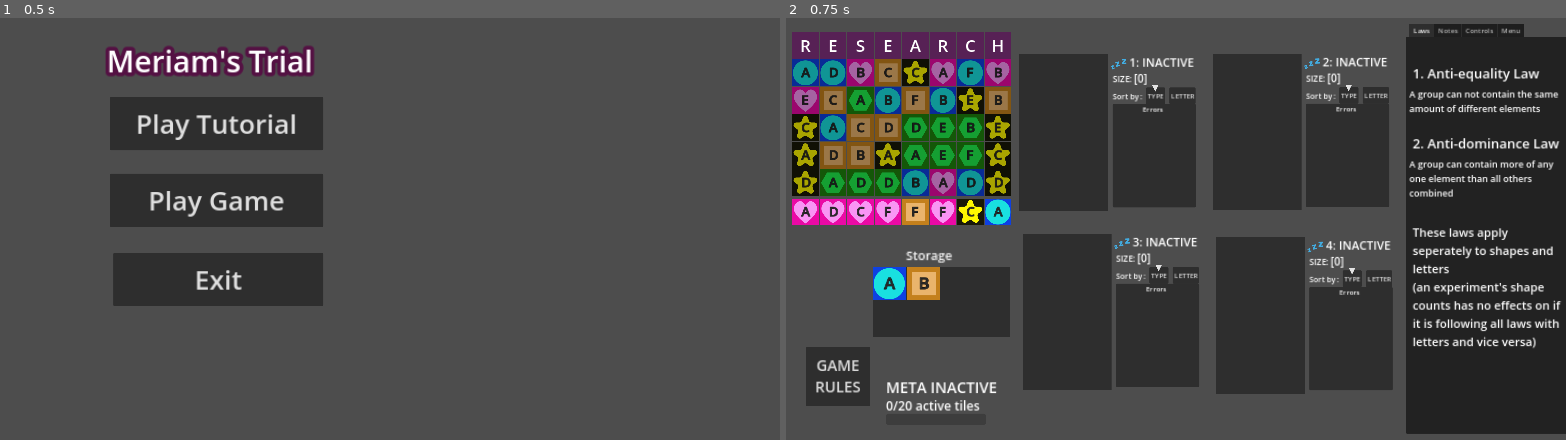
Above: before the commit, frames 1-2 (left to right).
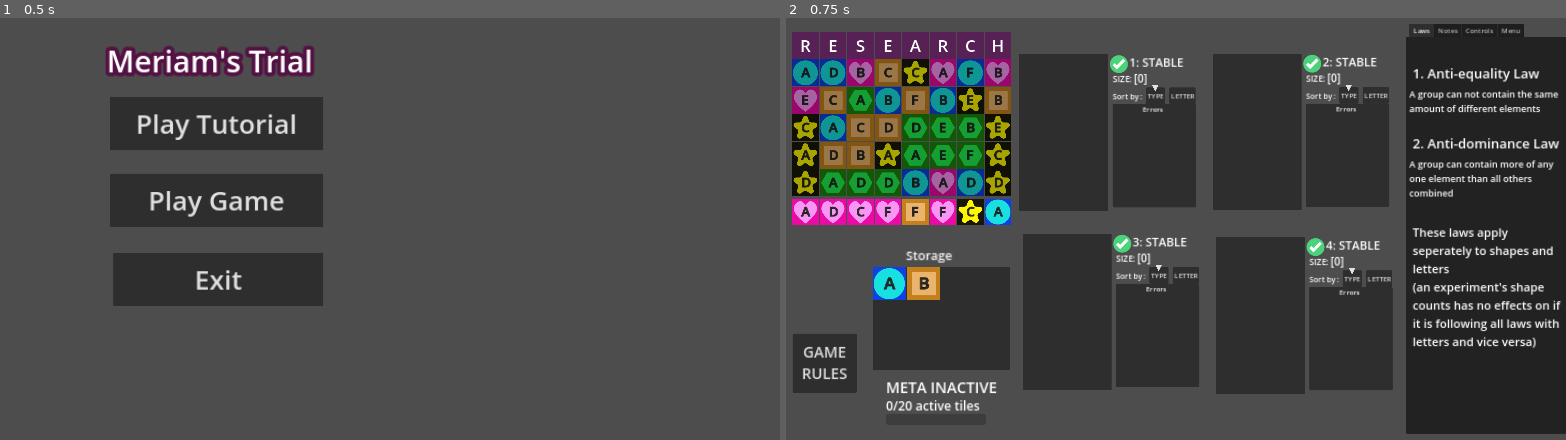
Above: after the commit, the same moments.

Repository: ninjacreeper47/Meriam-s-Trial
Game: Godot game, scene res://Levels/MainMenu.tscn
Same seed, same stepped clock (60 frames per second), same inputs: the game is played once before the commit and once after it.
Inputs:
- Up to frame 1 (0.5 s): no input
- Up to frame 2 (0.75 s): click "Play Game" at 0.5 s

Frame 1 is identical in both runs. In frame 2, 3.2% of the frame differs, in the area x 0-78%, y 8-92%.

Commit message:
Removed inactive/active states

Diff:
--- a/Levels/main.tscn
+++ b/Levels/main.tscn
@@ -115,6 +115,7 @@
 autowrap_mode = 2
 
 [node name="Kudu" type="Label" parent="Game Screen/HelpContainer/Laws"]
+layout_mode = 0
 offset_left = 16.0
 offset_top = 233.0
 offset_right = 367.0
@@ -133,6 +134,7 @@
 autowrap_mode = 2
 
 [node name="DistinctSets" type="Label" parent="Game Screen/HelpContainer/Laws"]
+layout_mode = 0
 offset_left = 16.0
 offset_top = 449.0
 offset_right = 379.0
@@ -182,10 +184,10 @@
 
 [node name="TutorialButton" type="Button" parent="Game Screen" node_paths=PackedStringArray("instructions")]
 layout_mode = 0
-offset_left = -784.0
-offset_top = 342.0
-offset_right = -630.0
-offset_bottom = 484.0
+offset_left = -816.0
+offset_top = 310.0
+offset_right = -662.0
+offset_bottom = 452.0
 theme_override_font_sizes/font_size = 36
 text = "GAME
 RULES"
--- a/alchemy.gd
+++ b/alchemy.gd
@@ -81,7 +81,7 @@
 		if experiment_nodes[i].practice_experiment == true:
 			practice_environment = true
 		experiment_nodes[i]._check_laws()
-		if(experiment_nodes[i].stable == false && experiment_nodes[i].active == true):
+		if(experiment_nodes[i].stable == false):
 			stability = false
 	return stability
 func _update_alchemic_state():
--- a/ex_status.gd
+++ b/ex_status.gd
@@ -10,7 +10,7 @@
 @export var ZZZ_icon:Texture2D
 @export var checkmark_icon:Texture2D
 @export var warning_icon:Texture2D
-var associated_experiment_active = false
+
 # Called when the node enters the scene tree for the first time.
 func _ready():
 	pass
@@ -18,12 +18,6 @@
 func _process(delta):
 	pass
 
-func _on_inactive():
-	associated_experiment_active = false
-	self.text = status_num+ ": " +"Inactive"
-	status_icon.texture = ZZZ_icon
-func _on_activated():
-	associated_experiment_active = true
 
 func _on_broken():
 	self.text = status_num+": " + "Unstable"
--- a/experiment.gd
+++ b/experiment.gd
@@ -11,7 +11,6 @@
 
 var unsorted_index = 0
 
-var active = false
 var stable = true
 
 
@@ -38,8 +37,7 @@
 #signals
 signal broken
 signal stabilized
-signal inactive
-signal activated
+
 
 @export var ex_num = 0
 
@@ -65,40 +63,30 @@
 	type_counts[type] += 1
 	value_counts[val] += 1
 	num_essences+= 1
+	if num_essences >= 1:
+		alchemy.active_experiments += 1
 	essence_count_label.text = "[" + str(num_essences) +"]"
 	alchemy.essence_counts[ex_num] = num_essences
-	if active:
-		alchemy.active_essence_count += 1
-	if (active == false && num_essences >= 3):
-		activated.emit()
-		active = true
-		alchemy.active_experiments += 1
-		alchemy.active_essence_count += num_essences
+	alchemy.active_essence_count += 1
+
 	_check_laws()
 
 func _remove_essence(val, type):
 	type_counts[type] -= 1
 	value_counts[val] -= 1
 	num_essences-= 1
+	if num_essences < 1:
+		alchemy.active_experiments -= 1
 	essence_count_label.text = "[" + str(num_essences) +"]"
 	alchemy.essence_counts[ex_num] = num_essences
-	if active:
-		alchemy.active_essence_count -= 1
-	if (active == true && num_essences < 3):
-		active = false
-		inactive.emit()
-		alchemy.active_experiments -= 1
-		alchemy.active_essence_count -= num_essences
+	alchemy.active_essence_count -= 1
+
 	_check_laws()
 
 
 #This should be called whenever the essences in an experiment are changed
 func _check_laws():
 	_calculate_lowest_and_greatest()
-	if !active:
-		stable = true
-		_clear_error_list()
-		return
 	if practice_experiment:
 		var kudu = _check_kudu()
 		var qluix = _check_qluix()
@@ -189,7 +177,7 @@
 	var breached = false
 	#meta-qluix
 	for ex in alchemy.essence_counts:
-		if  ex == ex_num || alchemy.experiment_nodes[ex].active == false:
+		if  ex == ex_num || alchemy.experiment_nodes[ex].num_essences == 0:
 			continue
 		if(alchemy.essence_counts[ex] == num_essences):
 			breached = true
--- a/experiment_display.tscn
+++ b/experiment_display.tscn
@@ -37,7 +37,7 @@
 offset_right = 432.0
 offset_bottom = 56.0
 theme_override_font_sizes/font_size = 28
-text = "1: Inactive"
+text = "1: Stable"
 uppercase = true
 script = ExtResource("2_p85df")
 status_icon = NodePath("StatusIcon")
@@ -51,7 +51,7 @@
 offset_left = -48.0
 offset_right = -2.0
 offset_bottom = 47.0
-texture = ExtResource("3_q6a82")
+texture = ExtResource("4_6sht0")
 expand_mode = 1
 
 [node name="ErrorPanel" type="Panel" parent="."]
@@ -150,9 +150,7 @@
 theme_override_font_sizes/font_size = 20
 text = "SIZE:"
 
-[connection signal="activated" from="ExperimentBackground1/Experiment1" to="ExStatus" method="_on_activated"]
 [connection signal="broken" from="ExperimentBackground1/Experiment1" to="ExStatus" method="_on_broken"]
-[connection signal="inactive" from="ExperimentBackground1/Experiment1" to="ExStatus" method="_on_inactive"]
 [connection signal="stabilized" from="ExperimentBackground1/Experiment1" to="ExStatus" method="_on_stabilized"]
 [connection signal="pressed" from="SortStuff/SortByType" to="ExperimentBackground1/Experiment1" method="_on_sort_by_type_pressed"]
 [connection signal="pressed" from="SortStuff/SortByType" to="SortStuff/SortByType/IndicatorPosition/SortStyleIndicator" method="_on_sort_by_type_pressed"]
--- a/meta_status.gd
+++ b/meta_status.gd
@@ -13,9 +13,9 @@
 func _on_meta_counters_updated():
 
 	var es_count = alchemy.active_essence_count
-	if es_count >= 20:
+	if es_count >= alchemy.forced_meta_threshold:
 		text = "META ACTIVE"
 	else:
 		get_child(1).value = es_count
 		text = "META INACTIVE"
-	get_child(0).text = str(es_count) + "/20 active tiles"
+	get_child(0).text = str(es_count) + "/" +str(alchemy.forced_meta_threshold)+ " active tiles"
--- a/storage_container.tscn
+++ b/storage_container.tscn
@@ -11,18 +11,19 @@
 offset_left = -216.0
 offset_top = -246.0
 offset_right = 112.0
-offset_bottom = -48.0
+offset_bottom = -56.0
 
 [node name="StorageBackground" type="PanelContainer" parent="."]
 layout_mode = 0
 offset_right = 528.0
-offset_bottom = 268.0
+offset_bottom = 396.0
 scale = Vector2(0.5, 0.5)
 
 [node name="Storage" type="GridContainer" parent="StorageBackground"]
 layout_mode = 2
 columns = 4
 script = ExtResource("1_ju3o0")
+capacity = 12
 
 [node name="StorageLabel" type="Label" parent="."]
 layout_mode = 0
